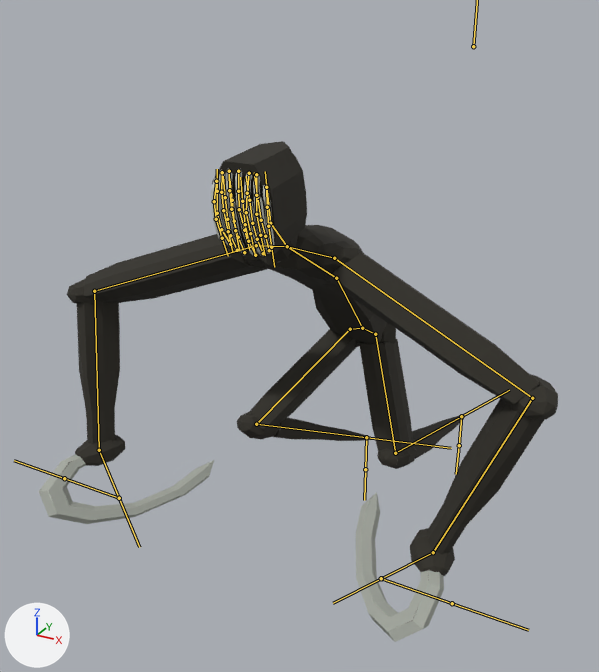
What one commit did to the FBX model Assets/Models/fear.fbx.
Rendered twice from a 50 mm lens placed at (1.39, -3.12, 2.1), pointed at (-0.08, -0.43, 0.76). The lights are fixed; the arrows at lower left show +X, +Y and +Z. Both versions are drawn at frame 11 of the action 'Armature|Idle'; the numbers are the values there. The bones that bend it are drawn over the model as lines.
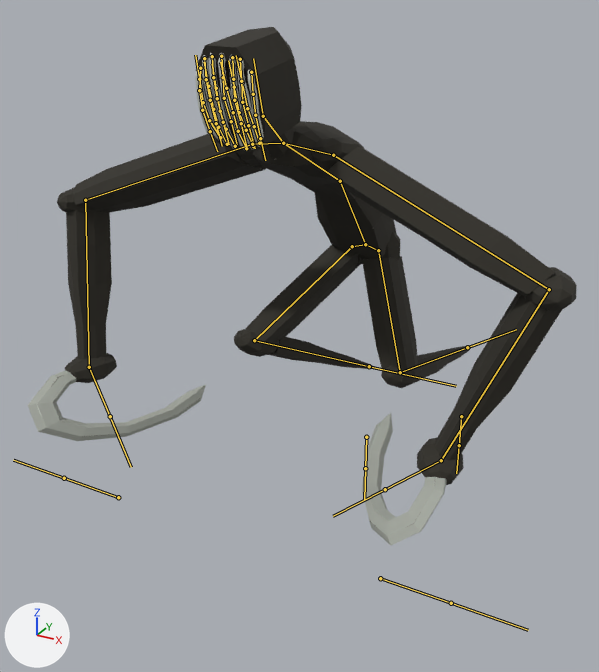
Changed parts and their boxes (x1, y1, x2, y2) in the pictures (599 x 672 px):
'Torus.002', posed
    before: (39, 141, 558, 642)
    after: (28, 27, 577, 545)
bone 'LowerBody', root to tip
    before: (362, 328) to (336, 278)
    after: (365, 244) to (340, 181)
bone 'UpperBody', root to tip
    before: (336, 278) to (287, 246)
    after: (340, 181) to (283, 143)
bone 'LowerTooth1', root to tip
    before: (230, 244) to (221, 229)
    after: (220, 137) to (209, 120)
bone 'LowerTooth12', root to tip
    before: (217, 213) to (217, 191)
    after: (203, 102) to (199, 79)
bone 'LowerTooth4', root to tip
    before: (255, 255) to (248, 241)
    after: (246, 148) to (238, 131)
bone 'LowerTooth42', root to tip
    before: (245, 224) to (242, 201)
    after: (233, 112) to (226, 88)
bone 'UpperTooth4', root to tip
    before: (249, 173) to (247, 193)
    after: (232, 57) to (233, 79)
bone 'UpperTooth42', root to tip
    before: (246, 212) to (250, 233)
    after: (234, 100) to (241, 123)
bone 'Hand1.R', root to tip
    before: (256, 245) to (94, 291)
    after: (252, 144) to (85, 200)
bone 'Hand2.R', root to tip
    before: (94, 291) to (99, 450)
    after: (85, 200) to (89, 367)
bone 'Hand3.R', root to tip
    before: (99, 450) to (119, 498)
    after: (89, 367) to (110, 416)
bone 'Hand1.L', root to tip
    before: (334, 258) to (532, 398)
    after: (333, 155) to (549, 289)
bone 'Hand2.L', root to tip
    before: (532, 398) to (433, 552)
    after: (549, 289) to (441, 460)

What the commit changed:
Bone 'Bone.001' (bone_bone_001) moves from (0.0, -1.04, 0.0) to (0.0, 0.0, 0.0).
Bone 'LowerBody' (bone_lowerbody) turns from (0, 0, -31) to (0, -1, -29) degrees about its own x, y and z.
Bone 'UpperBody' (bone_upperbody) turns from (0, 0, -18) to (0, -2, -26) degrees about its own x, y and z.
Bone 'LowerTooth1' (bone_lowertooth1) turns from (0, 0, -3) to (0, 0, 0) degrees about its own x, y and z.
Bone 'LowerTooth12' (bone_lowertooth12) turns from (0, 0, 3) to (0, 0, 0) degrees about its own x, y and z.
Bone 'LowerTooth4' (bone_lowertooth4) turns from (0, 0, -4) to (0, 0, 0) degrees about its own x, y and z.
Bone 'LowerTooth42' (bone_lowertooth42) turns from (0, 0, 7) to (0, 0, 0) degrees about its own x, y and z.
Bone 'UpperTooth4' (bone_uppertooth4) turns from (1, 0, -8) to (0, 0, 0) degrees about its own x, y and z.
Bone 'UpperTooth42' (bone_uppertooth42) turns from (0, 0, 5) to (0, 0, 0) degrees about its own x, y and z.
Bone 'Hand1.R' (bone_hand1_r) turns from (15, 2, -24) to (13, 2, -27) degrees about its own x, y and z.
Bone 'Hand2.R' (bone_hand2_r) turns from (26, 15, -59) to (20, 13, -65) degrees about its own x, y and z.
Bone 'Hand3.R' (bone_hand3_r) turns from (10, -1, -20) to (8, -1, -21) degrees about its own x, y and z.
Bone 'Hand1.L' (bone_hand1_l) turns from (-17, -4, -27) to (-13, -3, -25) degrees about its own x, y and z.
Bone 'Hand2.L' (bone_hand2_l) turns from (-32, -18, -58) to (-28, -17, -64) degrees about its own x, y and z.
